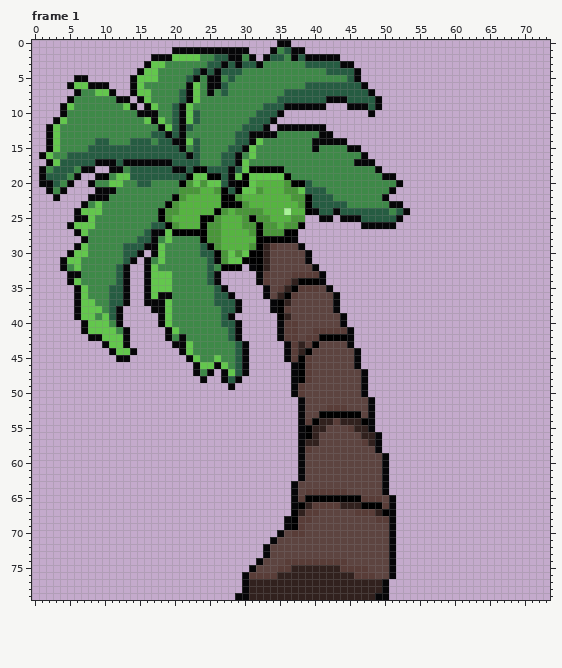
Edited in one commit: pixel-art file (assets/sprites/models/farm-produce/thennaimaram.aseprite). Above is the file before it was changed.
74x80 pixels, 12 frames. Colours within 5 levels of each other are drawn and written as one. Shown: frame 1. The commit also changed other frames, which this record leaves out.
After:
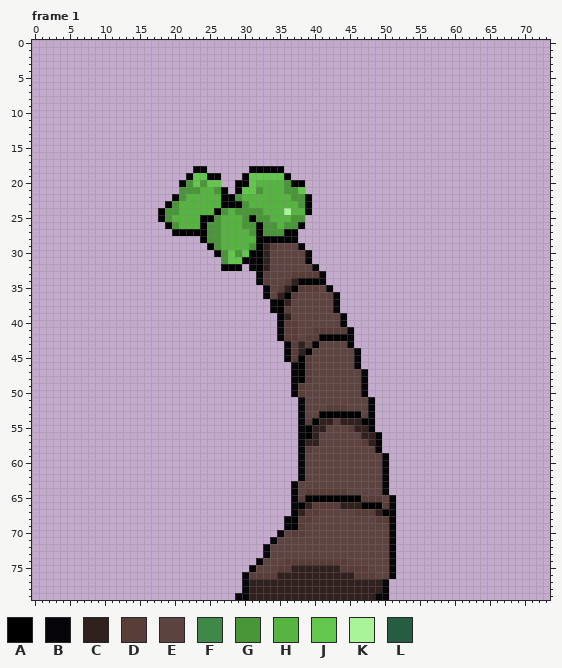
Palette (. is transparent): A #000000  B #060608  C #31211e  D #593d38  E #5d4440  F #3e8948  G #499639  H #56b441  J #63c74d  K #a9f498  L #265c42
The exact change:
layer "Layer 2" now hidden
--- frame 1
@@ x 0..73 @@
- 0 ...................................BB.....................................
- 1 ....................BBBBBBBBBBB...BFLBB...................................
- 2 .................BBBJJJJFFLLBBFB.BLLFBLBBBBB..............................
- 3 ................BJJFFFFFFLLBLBLLBFFFFFFLLLLLBB............................
- 4 ...............BJJFFFFFLBLBLLLFFFFFFFFFFFFLLLLB...........................
- 5 ......BB......BJJJFFFFLBFBBFLFFFFFFFFFFFFFFFFLB...........................
- 6 .....BJJBBB...BJFFFFFFBJFBBLFFFFFFFFFFFLLLLLLLLB..........................
- 7 ......BFFJJB..BJJFFFFLBJFBFLFFFFFFFFLLLLLLLLLLLLB.........................
- 8 .....BFFFFFFBB.BJFFFFLBJFFFFFFFFFFFLLLLLLLBBBLLLLB........................
- 9 ....BJFFFFFFFJB.BJFFLBJFFFFFFFFFFLLLBBBBBB...BBBLB........................
-10 ....BFFFFFFFFFFBBBFFLBJLFFFFFFFFLLLB............B.........................
-11 ...BJFFFFFFFFFFFJBJFLBJLFFFFFFFLLLB.......................................
-12 ..BJFFFFFFFFFFFFFFBJLBLFFFFFFFLLLB.BBBBBBB................................
-13 ..BJFFFFFFFFFFFFFLLBLBFFFFFFFLLBBBBFFFFFFBB...............................
-14 ..BJFFFFFLLFFFLLLFLLBBJLFFFFFLLBJFFFFFFFBBBBB.............................
-15 ..BJFFFFLLLLLLLLLLLLLBFLFFFFLLBJFFFFFFFFBFFFFBB...........................
-16 .BJFFLLLLLLLLLLLLLLLLLBLFFFLLBFJFFFFFFFFFFFFFFFB..........................
-17 ..BJLLLLLBBBLBBBBBBBLLLLFFFLLBJFFFFFFFFFFFFFFFBBB.........................
-18 .BFLLLFBB..BBFLLLLLLBBLAALLLBLJAAAAAFFFFFFFFFFFFFB........................
-19 .BLLLFB..BAFJJLLLLLLLLAJJAALBJAJJJJJAFFFFFFFFFFFFFBB......................
-20 .BBLFB..BFFJJFFLLFFFFAGJGJJLBAAJHHHHGAALFFFFFFFFFFFFB.....................
-21 ..BFB....BBBFFFFFFFFFGGGHHGALAJJGHHHGGJLLLFFFFFFFFFB......................
-22 ...B....BBBFFFFFFFFFAGHHHHHAAGHHHHHHHGGALLLFFFFFFFB.......................
-23 .......BFJFFFFFFFFFAGHHHHHHAAAGHHHHHHHGALLLLLFFFFFFBB.....................
-24 ......BJJJFFFFFFFFAGGHHHHHAGHGGGGHHHKHHABLLBLLLLLLLFLB....................
-25 ......BBJFFFFFFFFFAGHHHHAAGHHHGAGGHHHGG..BB.BBBLLLLLB.....................
-26 .....BJJJFFFFFFFFLLAGHHHAGGHHHGGAGGHGGA........BBBBB......................
-27 ......BJFFFFFFFFLBBJAAAAAGGHHHHGAGGGAA....................................
-28 .......BFFFFFFFLLBFJFFFFAGGHHHHHAAAAAB....................................
-29 ......BJFFFFFLLLBBJFFFFFLAGHHHHGACDEEEB...................................
-30 .....BJJFFFFFLLB.BJFFFFFLLAGJGJAACEEEEEB..................................
-31 ....BJJFFFFFFLB.BFJFFFFFFLBGJJAAACEEEEEB..................................
-32 ....BFJFFFFFLB..BJFFFFFFFLFAAA.BACEEEEEEB.................................
-33 .....BBFFFFFLB..BJJJFFFFFLB.....BDEEEDDDDB................................
-34 .....BJFFFFFLB..BJJJFFFFFLB.....BDEEDCAAAB................................
-35 ......BJFFFLLB..BJJJFFFFFFLB.....BEDCADDDEB...............................
-36 ......BJFFFLLB..BJBBFFFFFFLLB....BECADEEEEEB..............................
-37 ......BJJFFLLB..BBBJFFFFFFLLLB....BACEEEEEEB..............................
-38 ......BJJJFLB....BBJFFFFFFFLLB....BADEEEEEEB..............................
-39 ......BJJFJLB.....BJFFFFFFFLB......ACEEEEEEEB.............................
-40 .......BJJJFB.....BJFFFFFFFLLB.....BDDEEEEEEB.............................
-41 .......BJJJJFB.....BJFFFFFFFLB.....BDDEEDDDDDB............................
-42 ........BBJJJB.....BFBFFFFFFLB.....BDDEDDAAAAB............................
-43 ..........BJJB......BBJFFFFFFLB.....BDCDAEEEEB............................
-44 ...........BJJB......BJFFFFFFLB.....BDCAEEEEEEB...........................
-45 ............BB........BJFFJFFLB.....BDADEEEEEEB...........................
-46 .......................BJJBJFLB......BADEEEEEEB...........................
-47 .......................BFB.BJLB......BADEEEEEEEB..........................
-48 ........................B..BLB.......BADEEEEEEEB..........................
-49 ............................B........BDEEEEEEEEB..........................
+ 0 ..........................................................................
+ 1 ..........................................................................
+ 2 ..........................................................................
+ 3 ..........................................................................
+ 4 ..........................................................................
+ 5 ..........................................................................
+ 6 ..........................................................................
+ 7 ..........................................................................
+ 8 ..........................................................................
+ 9 ..........................................................................
+10 ..........................................................................
+11 ..........................................................................
+12 ..........................................................................
+13 ..........................................................................
+14 ..........................................................................
+15 ..........................................................................
+16 ..........................................................................
+17 ..........................................................................
+18 .......................AA......AAAAA......................................
+19 ......................AJJAA...AJJJJJA.....................................
+20 .....................AGJGJJ..AAJHHHHGAA...................................
+21 .....................GGGHHGA.AJJGHHHGGJ...................................
+22 ....................AGHHHHHAAGHHHHHHHGGA..................................
+23 ...................AGHHHHHHAAAGHHHHHHHGA..................................
+24 ..................AGGHHHHHAGHGGGGHHHKHHA..................................
+25 ..................AGHHHHAAGHHHGAGGHHHGG...................................
+26 ...................AGHHHAGGHHHGGAGGHGGA...................................
+27 ....................AAAAAGGHHHHGAGGGAA....................................
+28 ........................AGGHHHHHAAAAAB....................................
+29 .........................AGHHHHGACDEEEB...................................
+30 ..........................AGJGJAACEEEEEB..................................
+31 ...........................GJJAAACEEEEEB..................................
+32 ...........................AAA.BACEEEEEEB.................................
+33 ................................BDEEEDDDDB................................
+34 ................................BDEEDCAAAB................................
+35 .................................BEDCADDDEB...............................
+36 .................................BECADEEEEEB..............................
+37 ..................................BACEEEEEEB..............................
+38 ..................................BADEEEEEEB..............................
+39 ...................................ACEEEEEEEB.............................
+40 ...................................BDDEEEEEEB.............................
+41 ...................................BDDEEDDDDDB............................
+42 ...................................BDDEDDAAAAB............................
+43 ....................................BDCDAEEEEB............................
+44 ....................................BDCAEEEEEEB...........................
+45 ....................................BDADEEEEEEB...........................
+46 .....................................BADEEEEEEB...........................
+47 .....................................BADEEEEEEEB..........................
+48 .....................................BADEEEEEEEB..........................
+49 .....................................BDEEEEEEEEB..........................
 50 .....................................BDEEEEEEEEB..........................
